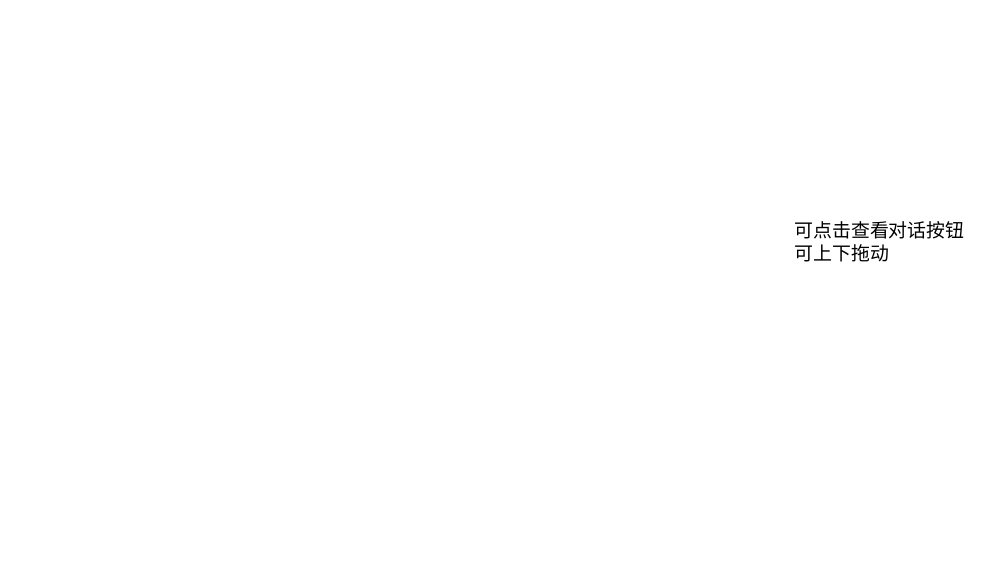
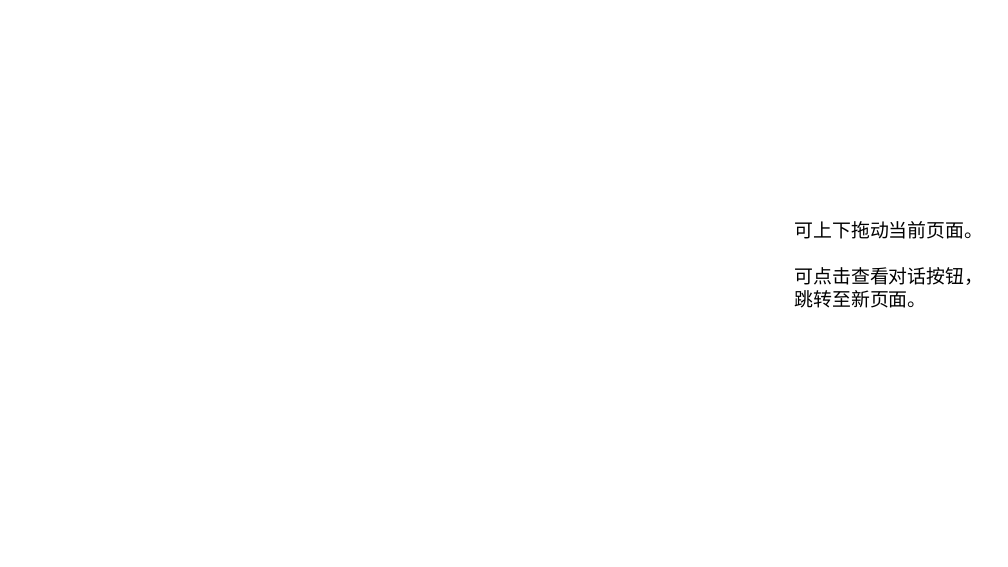
Before and after one commit to 7EEL/FUTU_PRD_and_Guide, a slide deck: slide 1 of Axure_conversation_captures.pptx. Drawn at 1008x567 pixels with LibreOffice and Linux fonts; fonts in the diff are those of the drawing; background and template pictures are left out. Boxes give left, top, right and bottom in pixels: in the first picture for what was removed or moved away, otherwise in the second. Text is boxed around its words. In the diff, an @@ line names an element or a change of style, - is before the commit and + after.

```diff
--- a/Axure_conversation_captures.pptx
+++ b/Axure_conversation_captures.pptx
@@ text at (794, 221, 983, 308): text changed @@
-可点击查看对话按钮
-可上下拖动
+可上下拖动当前页面。
+可点击查看对话按钮，
+跳转至新页面。
```
Also in this commit, not shown: 1 other slide changed, 3 other files.
